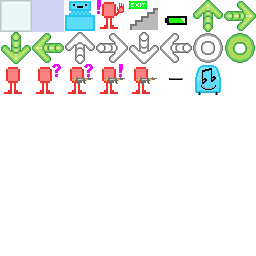
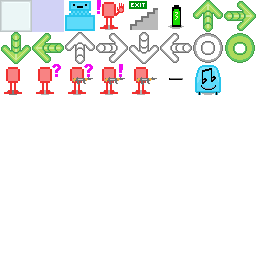
Two versions of the same layered image (256px x 256px). Layer-by-layer changes:
painted on "content" over (129, 1, 187, 27)
added layer "shadows" above "debugBg" over (7, 24, 214, 95)
